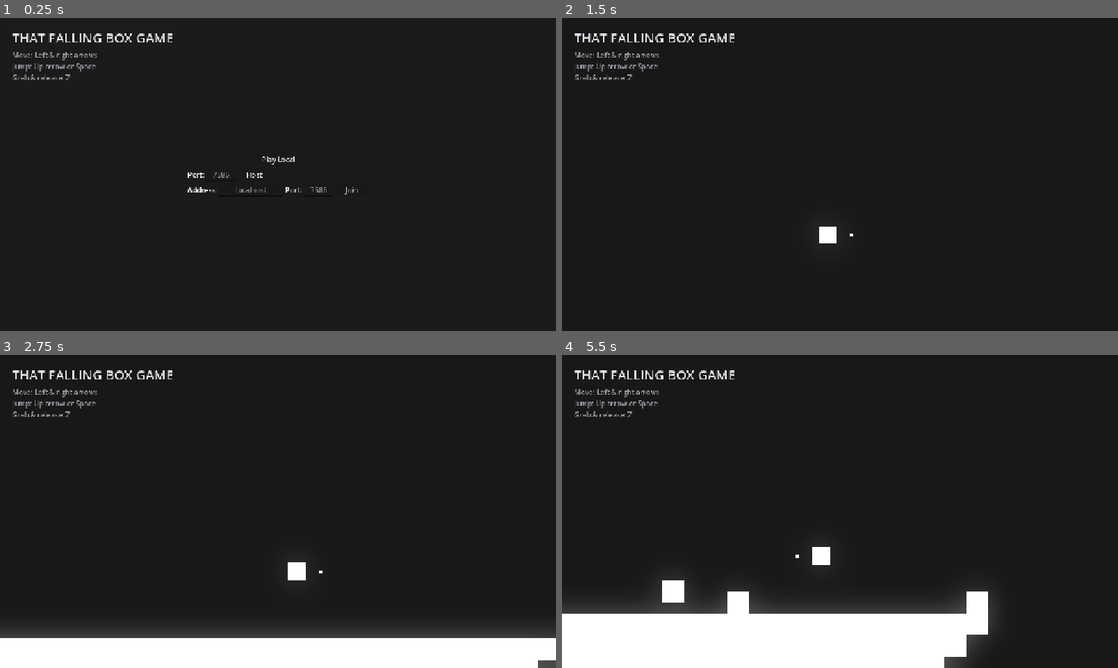
Above: before the commit, frames 1-4 (two rows, left to right).
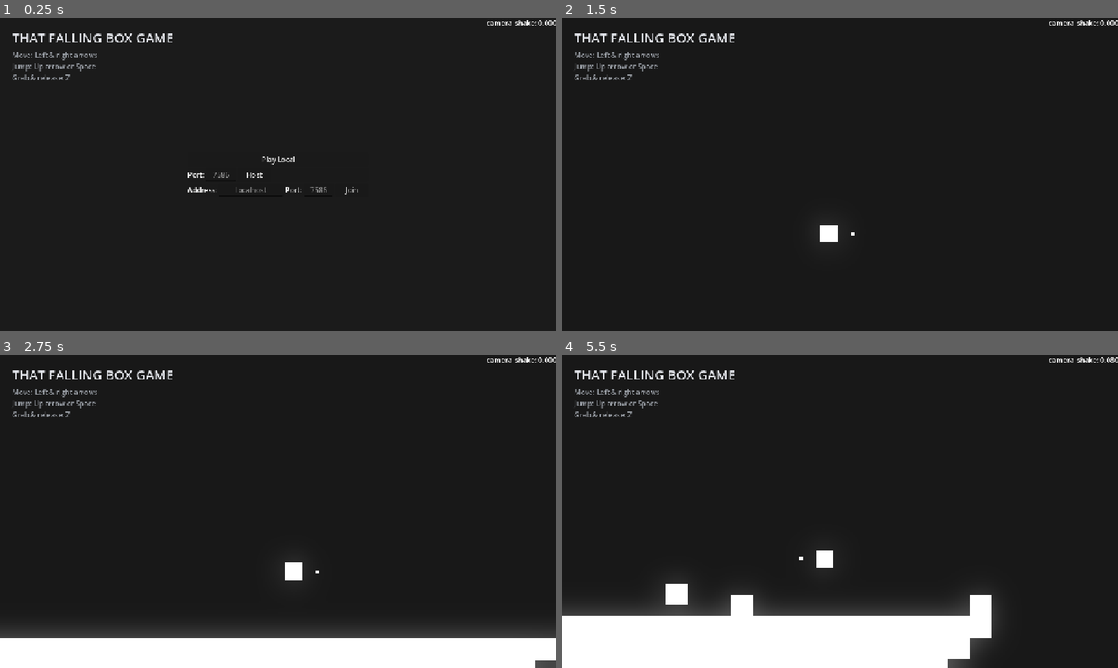
Above: after the commit, the same moments.

Repository: itsMapleLeaf/falling-box
Game: Godot game, scene res://src/main.tscn
Same seed, same stepped clock (60 frames per second), same inputs: the game is played once before the commit and once after it.
Inputs (mouse positions are in pixels of both pictures, inside the frame that each line leads up to):
- Up to frame 1 (0.25 s): no input
- Up to frame 2 (1.5 s): click (784, 174) at 0.52 s; type "12" at 0.6 s; click (812, 190) at 0.75 s; type "12" at 0.83 s; click (878, 190) at 0.98 s; type "12" at 1.07 s; click "Play Local" at 1.25 s
- Up to frame 3 (2.75 s): tap Enter at 2 s; move the mouse to (400, 495) at 2.02 s; hold Right (move_right) from 2.03 s (still down); tap I at 2.1 s; click (400, 495) at 2.17 s; tap Up (jump) at 2.27 s
- Up to frame 4 (5.5 s): release Right (move_right) at 2.75 s; drag from (728, 527) to (867, 574) at 2.77 s; move the mouse to (895, 442) at 3.52 s; hold Right (move_right) 3.53-4.25 s; tap Alt at 3.6 s; drag from (812, 574) to (673, 464) at 4.27 s; move the mouse to (1006, 558) at 5.02 s; hold Left (move_left) from 5.03 s (still down); tap I at 5.1 s; tap Up (jump) at 5.27 s

The runs differ from the first frame. In frame 1, 0.1% of the frame differs, in the area x 87-100%, y 0-3%; in frame 2, 0.2%; in frame 3, 0.2%; in frame 4, 1.3%, in the area x 0-100%, y 0-100%.

Commit message:
add tremble (camera shake)

Diff:
--- a/project.godot
+++ b/project.godot
@@ -16,6 +16,7 @@
 
 [autoload]
 
+Tremble="*uid://dgv0tiqeicp0v"
 DebugUI="*uid://bustgdabwnylt"
 
 [display]
--- /dev/null
+++ b/src/camera_tremble.gd
@@ -0,0 +1,8 @@
+extends Node2D
+
+@onready var debug_label: Label = %DebugLabel
+
+
+func _physics_process(delta: float) -> void:
+	position = Vector2.from_angle(randf() * TAU) * Tremble.current_intensity
+	reset_physics_interpolation()
--- a/src/debug_ui.tscn
+++ b/src/debug_ui.tscn
@@ -12,3 +12,4 @@
 offset_left = -40.0
 offset_bottom = 23.0
 grow_horizontal = 0
+horizontal_alignment = 2
--- a/src/falling_box.gd
+++ b/src/falling_box.gd
@@ -63,6 +63,7 @@
 	global_position = global_position.snapped(Vector2.ONE * GameConfig.CELL_SIZE)
 	reset_physics_interpolation()
 	grounded.emit()
+	Tremble.trigger(5)
 
 
 func _update_grounded(delta: float) -> void:
--- a/src/player.gd
+++ b/src/player.gd
@@ -98,6 +98,7 @@
 	set_physics_process(false)
 	respawn_timer.start()
 	died.emit()
+	Tremble.trigger(100)
 
 
 func respawn() -> void:
--- a/src/player.tscn
+++ b/src/player.tscn
@@ -1,6 +1,7 @@
 [gd_scene format=3 uid="uid://dgfxlv2n2qtvd"]
 
 [ext_resource type="Script" uid="uid://di0e16vca8oa3" path="res://src/player.gd" id="1_lowyb"]
+[ext_resource type="Script" uid="uid://bm4ambv0errgt" path="res://src/camera_tremble.gd" id="2_gmfve"]
 
 [sub_resource type="QuadMesh" id="QuadMesh_player"]
 size = Vector2(40, 40)
@@ -19,7 +20,7 @@
 collision_mask = 5
 script = ExtResource("1_lowyb")
 cursor = NodePath("CursorRoot")
-camera = NodePath("Camera")
+camera = NodePath("CameraTremble/Camera")
 crush_detector = NodePath("CrushDetector")
 respawn_timer = NodePath("RespawnTimer")
 
@@ -43,7 +44,11 @@
 shape = SubResource("RectangleShape2D_lowyb")
 debug_color = Color(0.9999998, 0.003031034, 0.14555445, 0.41960785)
 
-[node name="Camera" type="Camera2D" parent="." unique_id=1793847058]
+[node name="CameraTremble" type="Node2D" parent="." unique_id=347180289]
+physics_interpolation_mode = 2
+script = ExtResource("2_gmfve")
+
+[node name="Camera" type="Camera2D" parent="CameraTremble" unique_id=1793847058]
 offset = Vector2(0, -140)
 limit_enabled = false
 position_smoothing_enabled = true
--- /dev/null
+++ b/src/tremble.gd
@@ -0,0 +1,15 @@
+extends Node
+
+const MAX_INTENSITY := 1000.0
+const DAMPING := 8.0
+
+var current_intensity := 0.0
+
+
+func trigger(intensity: float) -> void:
+	current_intensity = minf(current_intensity + intensity, MAX_INTENSITY)
+
+
+func _process(delta: float) -> void:
+	current_intensity = lerpf(current_intensity, 0, clamp(delta * DAMPING, 0, 1))
+	DebugUI.set_debug_value("camera_shake", "%0.3f" % current_intensity)
Not shown, added: src/camera_tremble.gd.uid
Not shown, added: src/tremble.gd.uid
